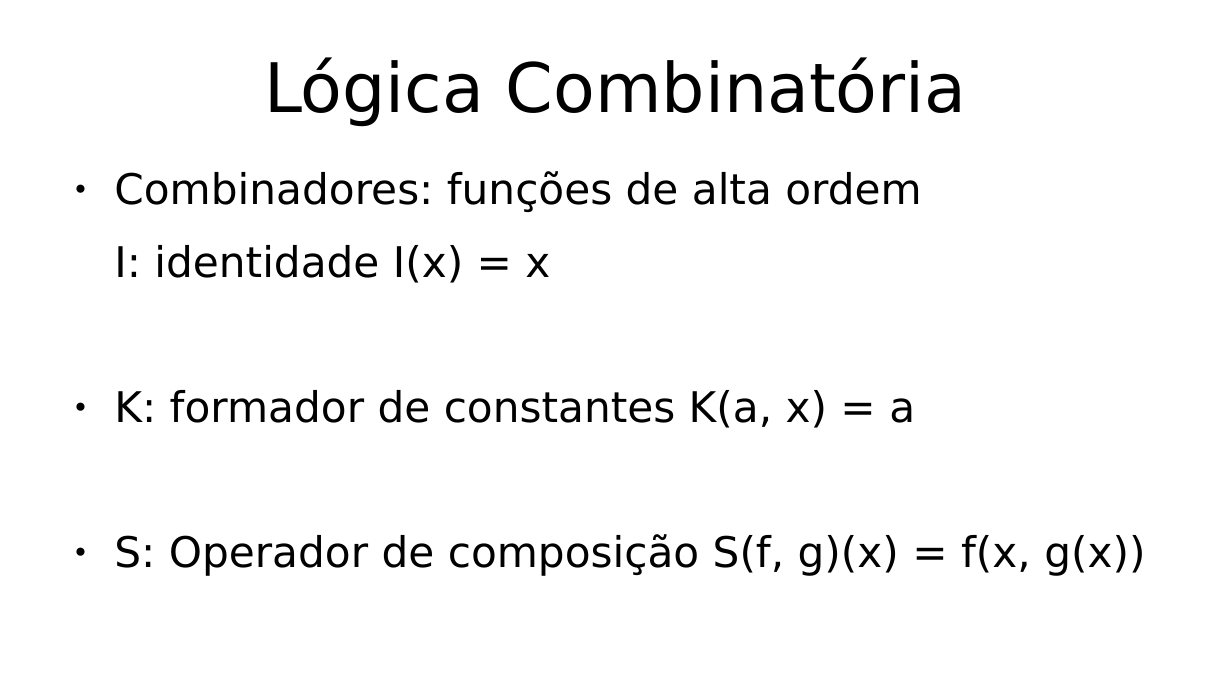
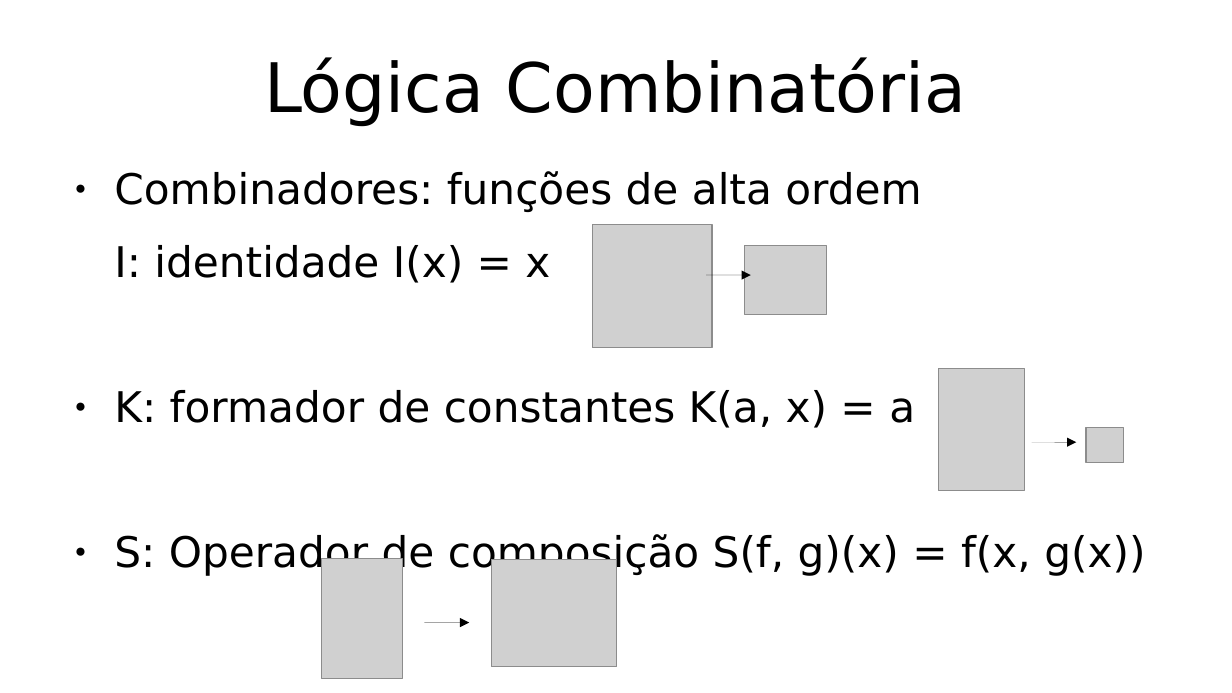
Before and after one commit to hlah/teoria_da_computacao, a slide deck: slide 5 of pesquisa/slides.odp (slide 3 before the commit). Drawn at 1232x693 pixels with LibreOffice and Linux fonts; fonts in the diff are those of the drawing; grey boxes stand for pictures. Boxes give left, top, right and bottom in pixels: in the first picture for what was removed or moved away, otherwise in the second. Text is boxed around its words. In the diff, an @@ line names an element or a change of style, - is before the commit and + after.

```diff
--- a/pesquisa/slides.odp
+++ b/pesquisa/slides.odp
@@ picture added at [593, 225, 712, 348] @@
@@ picture added at [745, 246, 827, 314] @@
@@ arrow added from (707, 275) to (751, 275), #000000 0 pt @@
@@ picture added at [939, 369, 1024, 491] @@
@@ arrow added from (1032, 443) to (1077, 443), #000000 0 pt @@
@@ picture added at [1087, 428, 1124, 463] @@
@@ picture added at [322, 559, 402, 679] @@
@@ picture added at [492, 560, 617, 667] @@
@@ arrow added from (425, 623) to (470, 623), #000000 0 pt @@
```
Also in this commit, not shown: 4 other slides changed, 9 slides added, 2 slides removed.
